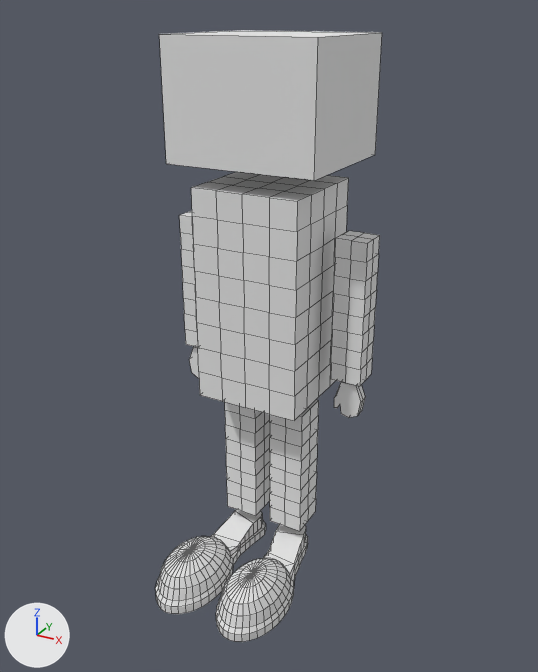
Two versions of the Blender file Assets/Characters/BlockPersonForUnity.blend, one commit apart.
The view is the same before and after, from a camera (50 mm lens) standing at (6.15, -11.34, 10.35) and looking at (0.28, -0.66, 5.01). Arrows for +X, +Y and +Z are at lower left; the lights stay in place. Mesh edges are drawn as thin lines.

Names of what the first picture shows: 'Body', 'Head'.
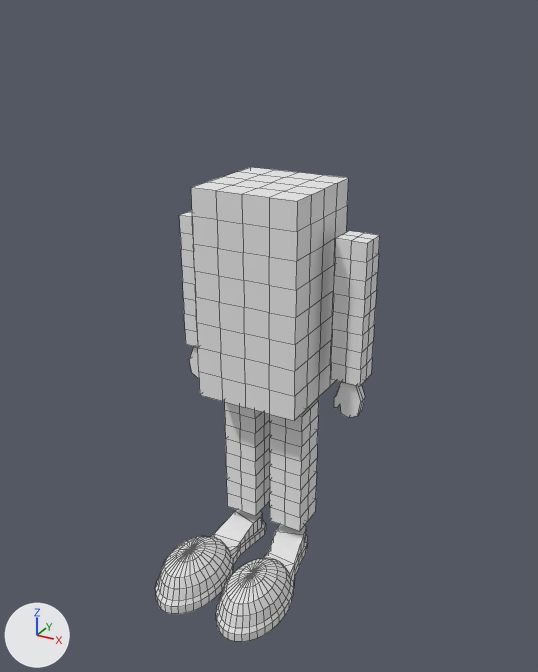
Boxes (x1, y1, x2, y2) around the edits, measured in the pictures (538 x 672 px):
'Head', hidden
    before: (159, 30, 382, 180)

The change in detail:
Object 'Head' (ob_head) is now hidden.
